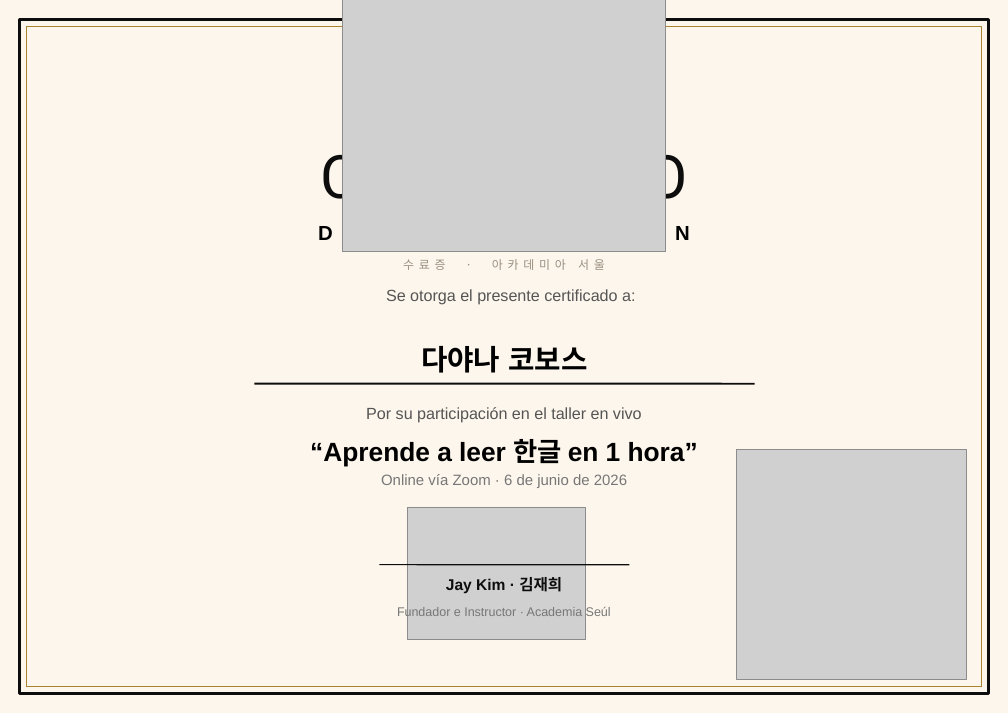
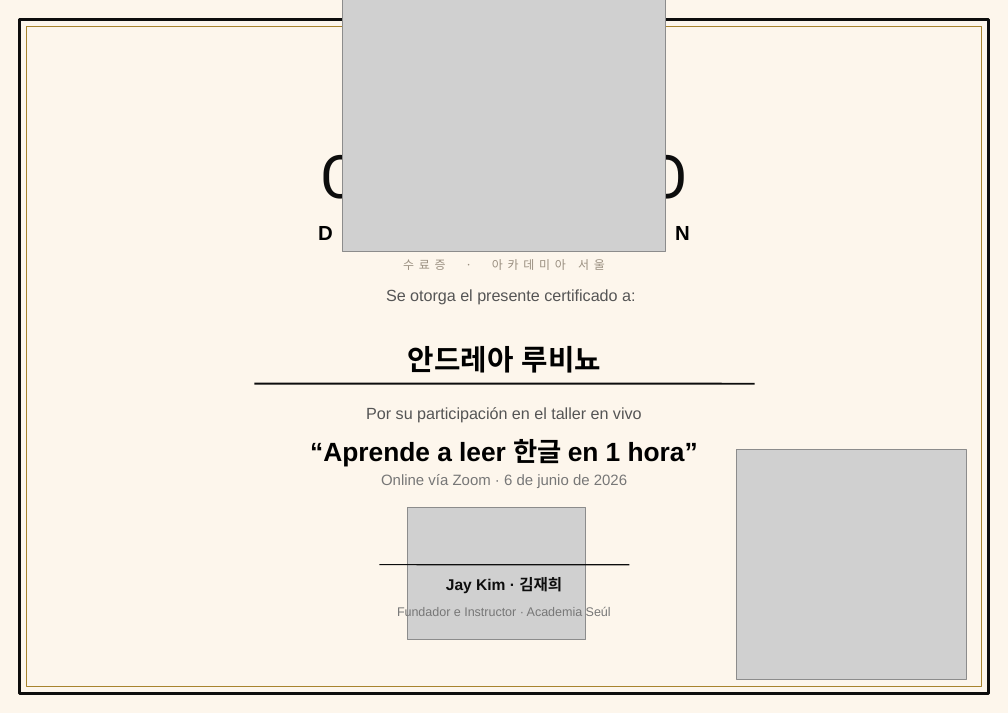
Before and after one commit to academiaseul/ACADEMIASEULWEB, a slide deck: slide 1 of Taller_6Junio/Certificados/Certificado_Taller_Hangul_PROFESIONAL.pptx. Drawn at 1008x713 pixels with LibreOffice and Linux fonts; fonts in the diff are those of the drawing; grey boxes stand for pictures. Boxes give left, top, right and bottom in pixels: in the first picture for what was removed or moved away, otherwise in the second. Text is boxed around its words. In the diff, an @@ line names an element or a change of style, - is before the commit and + after.

```diff
--- a/Taller_6Junio/Certificados/Certificado_Taller_Hangul_PROFESIONAL.pptx
+++ b/Taller_6Junio/Certificados/Certificado_Taller_Hangul_PROFESIONAL.pptx
@@ text at (408,346,601,373): text changed @@
-다야나 코보스
+안드레아 루비뇨
```
Also in this commit, not shown: 41 other files.
